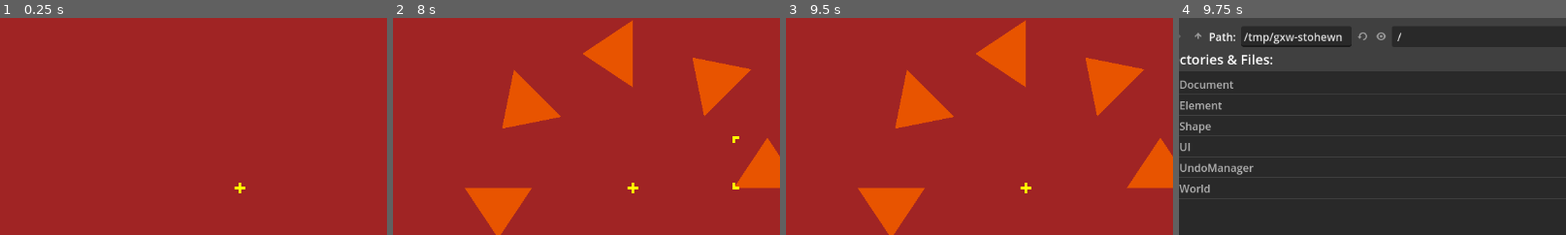
Above: before the commit, frames 1-4 (left to right).
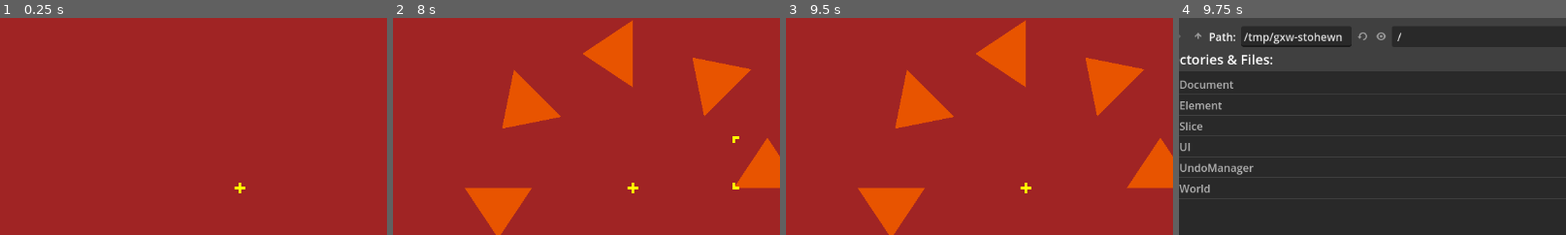
Above: after the commit, the same moments.

Repository: zoeesilcock/symmetar
Game: Godot game, scene res://Main.tscn
Same seed, same stepped clock (60 frames per second), same inputs: the game is played once before the commit and once after it.
Inputs:
- Up to frame 1 (0.25 s): no input
- Up to frame 2 (8 s): click "Clear" at 0.5 s; click "Add" at 1.25 s; click "Undo" at 2 s; click "Redo" at 2.75 s; click "Clear" at 3.5 s; click "Add" at 4.25 s; click "Undo" at 5 s; click "Redo" at 5.75 s; click "Clear" at 6.5 s; click "Add" at 7.25 s
- Up to frame 3 (9.5 s): click "Undo" at 8 s; click "Redo" at 8.75 s
- Up to frame 4 (9.75 s): click "Save" at 9.5 s
The pictures show only the part of the screen within x 30-80%, y 11-61%; the shares and areas given below are measured in that part.

Frames 1-3 are identical in both runs. In frame 4, 0.1% of the frame differs, in the area x 2-9%, y 47-54%.

Commit message:
Rename the Shape class to Slice for consistency

Diff:
--- a/Element/Element.gd
+++ b/Element/Element.gd
@@ -3,7 +3,7 @@
 
 # References
 @export var ui_state : UIState
-@export var shape_scene : PackedScene
+@export var slice_scene : PackedScene
 @export var slices_node : Node2D
 
 # Settings
@@ -58,7 +58,7 @@
 		_instantiate_slice(i)
 
 func _instantiate_slice(index : int):
-	slices[index] = shape_scene.instantiate()
+	slices[index] = slice_scene.instantiate()
 	slices_node.add_child(slices[index])
 
 	slices[index].rotation = state.slice_rotation
--- a/Element/Element.tscn
+++ b/Element/Element.tscn
@@ -1,7 +1,7 @@
 [gd_scene load_steps=6 format=3 uid="uid://b7fwwj6jtev"]
 
 [ext_resource type="Script" path="res://Element/Element.gd" id="1_0qwk2"]
-[ext_resource type="PackedScene" uid="uid://cwks7l8024dh0" path="res://Shape/Shape.tscn" id="1_lee8m"]
+[ext_resource type="PackedScene" uid="uid://cwks7l8024dh0" path="res://Slice/Slice.tscn" id="1_lee8m"]
 [ext_resource type="Resource" uid="uid://chkr4prm0pu47" path="res://UI/UIState.tres" id="2_dko5p"]
 [ext_resource type="Script" path="res://Element/ElementState.gd" id="4_nywvh"]
 
@@ -16,7 +16,7 @@
 [node name="Element" type="Node2D" node_paths=PackedStringArray("slices_node")]
 script = ExtResource("1_0qwk2")
 ui_state = ExtResource("2_dko5p")
-shape_scene = ExtResource("1_lee8m")
+slice_scene = ExtResource("1_lee8m")
 slices_node = NodePath("Slices")
 state = SubResource("Resource_hfjsj")
 
--- a/Shape/Shape.gd
+++ b/Slice/Slice.gd
@@ -1,4 +1,4 @@
-class_name Shape
+class_name Slice
 extends Node2D
 
 # References
@@ -37,7 +37,7 @@
 func _unhandled_input(event):
 	if event is InputEventMouseButton and event.button_index == MOUSE_BUTTON_LEFT:
 		var world_position = view_to_world * event.position
-		if not ui_state.any_slice_is_dragging and _is_point_in_shape(world_position - position):
+		if not ui_state.any_slice_is_dragging and _is_point_in_slice(world_position - position):
 			if not is_dragging and event.pressed:
 				viewport.set_input_as_handled()
 				drag_offset = world_position - position
@@ -77,7 +77,7 @@
 		ui_state.selected_slice_index == slice_index
 	)
 
-func _is_point_in_shape(point) -> bool:
+func _is_point_in_slice(point) -> bool:
 	return Geometry2D.is_point_in_polygon(
 		point,
 		polygon.get_polygon() * Transform2D(-rotation, Vector2.ZERO)
--- a/Shape/Shape.tscn
+++ b/Slice/Slice.tscn
@@ -1,11 +1,11 @@
 [gd_scene load_steps=3 format=3 uid="uid://cwks7l8024dh0"]
 
-[ext_resource type="Script" path="res://Shape/Shape.gd" id="1_7fo6t"]
-[ext_resource type="Resource" uid="uid://chkr4prm0pu47" path="res://UI/UIState.tres" id="2_0fw5t"]
+[ext_resource type="Script" path="res://Slice/Slice.gd" id="1_hloax"]
+[ext_resource type="Resource" uid="uid://chkr4prm0pu47" path="res://UI/UIState.tres" id="2_gdm0n"]
 
-[node name="Shape" type="Node2D" node_paths=PackedStringArray("polygon", "selection_node")]
-script = ExtResource("1_7fo6t")
-ui_state = ExtResource("2_0fw5t")
+[node name="Slice" type="Node2D" node_paths=PackedStringArray("polygon", "selection_node")]
+script = ExtResource("1_hloax")
+ui_state = ExtResource("2_gdm0n")
 polygon = NodePath("Polygon2D")
 selection_node = NodePath("Selection")
 highlight_brighten = 0.5
